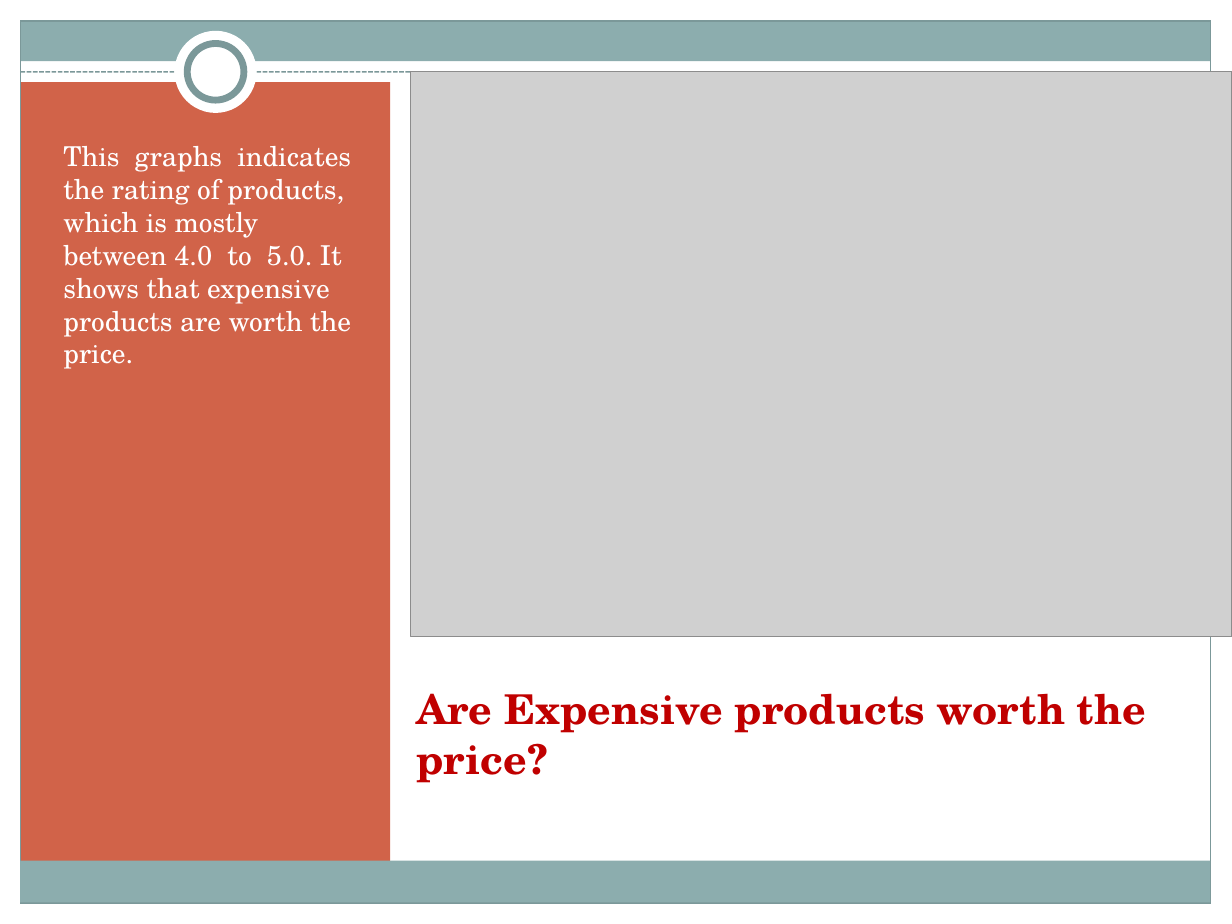
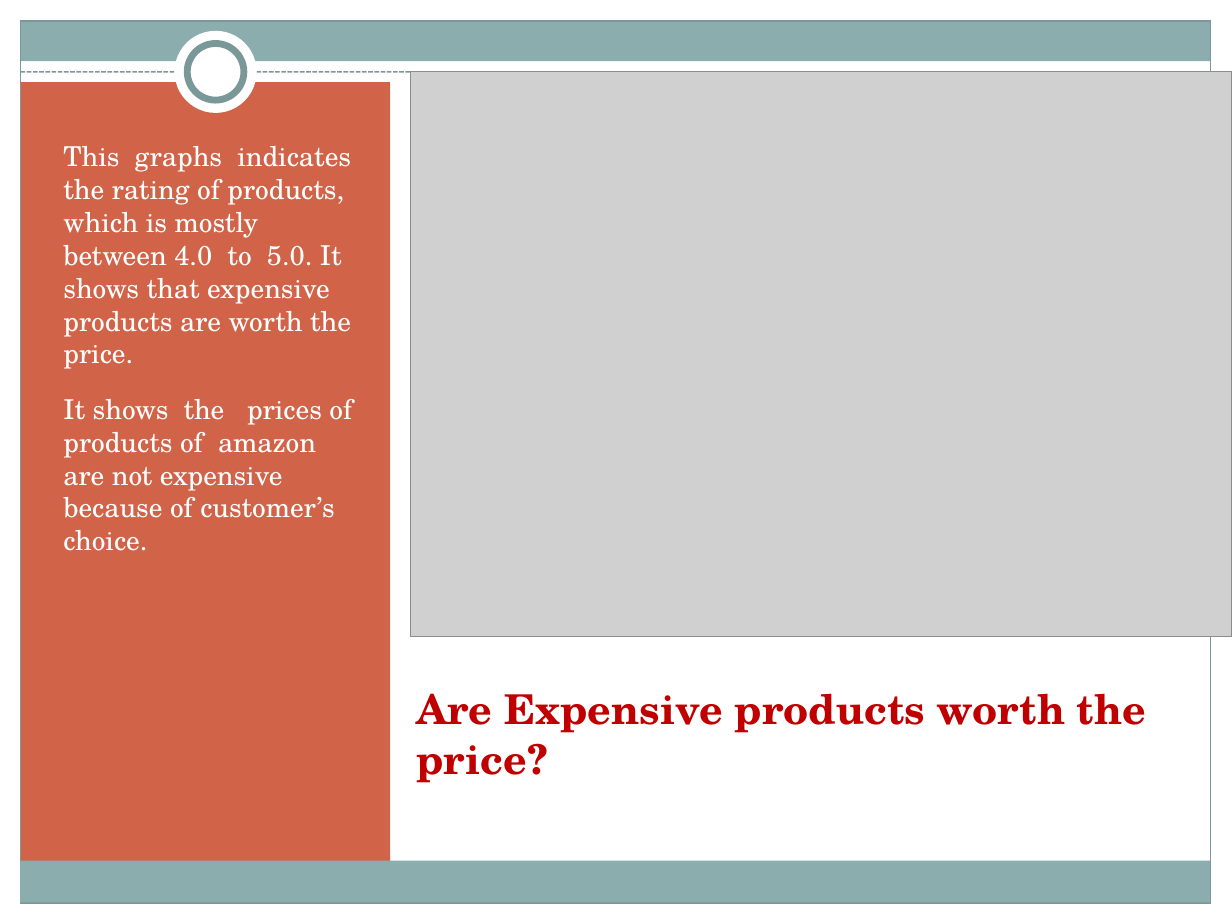
Before and after one commit to AshaSharmaGitHub/CDF-Project, a slide deck: slide 5 of Project-PPT.pptx. Drawn at 1232x924 pixels with LibreOffice and Linux fonts; fonts in the diff are those of the drawing; grey boxes stand for pictures. Boxes give left, top, right and bottom in pixels: in the first picture for what was removed or moved away, otherwise in the second. Text is boxed around its words. In the diff, an @@ line names an element or a change of style, - is before the commit and + after.

```diff
--- a/Project-PPT.pptx
+++ b/Project-PPT.pptx
@@ text at (x1=63, y1=399, x2=352, y2=551): paragraph added @@
+It shows the prices of products of amazon are not expensive because of customer’s choice.
```
Also in this commit, not shown: 3 other slides changed, 1 other file.
